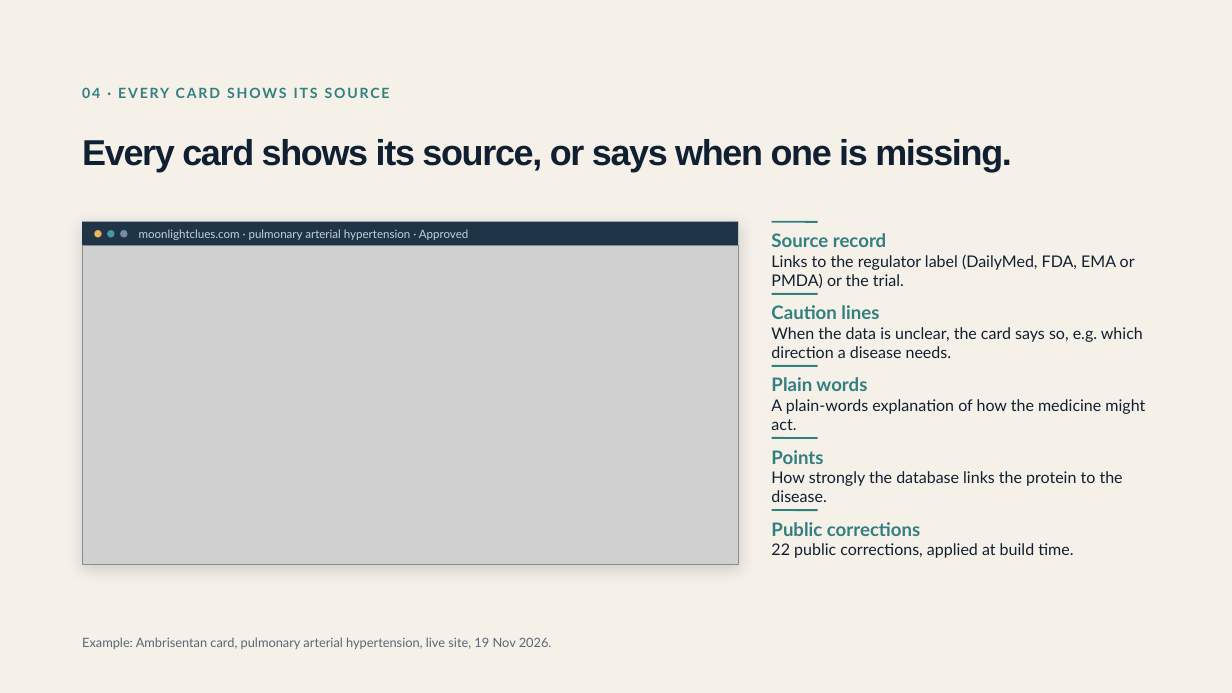
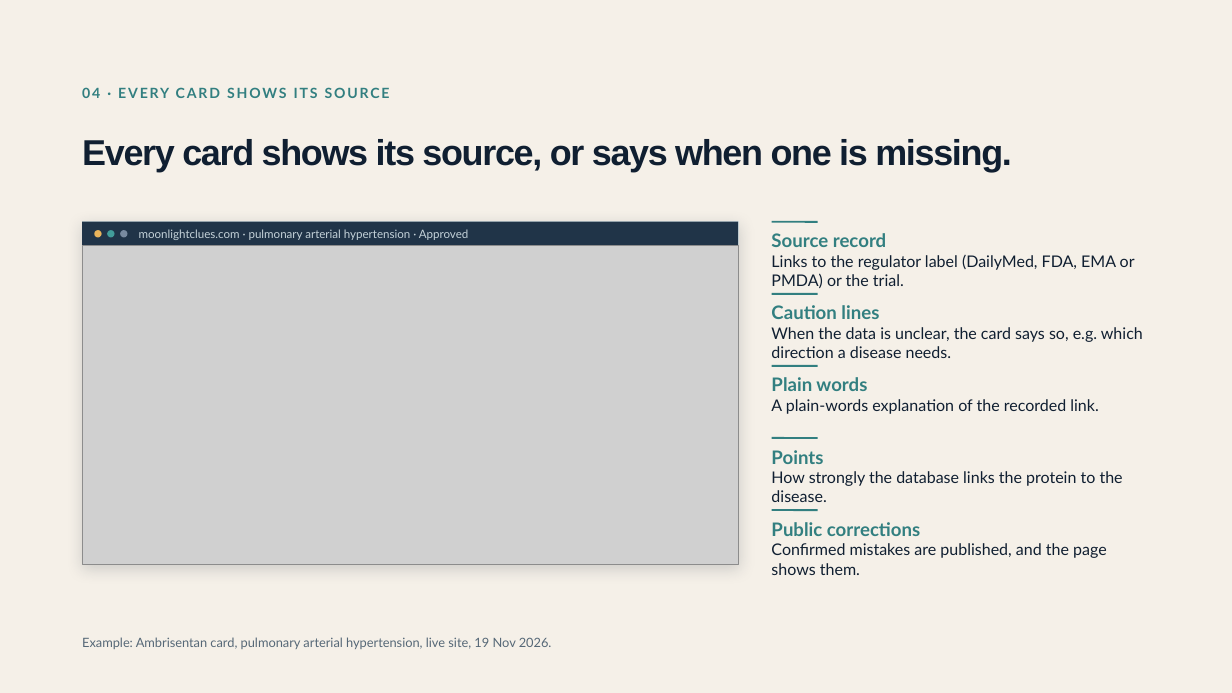
Before and after one commit to Moonlight-Clues/moonlight, a slide deck: slide 5 of docs/pitch/moonlight-deck-funders-19nov.pptx. Drawn at 1232x693 pixels with LibreOffice and Linux fonts; fonts in the diff are those of the drawing; grey boxes stand for pictures. Boxes give left, top, right and bottom in pixels: in the first picture for what was removed or moved away, otherwise in the second. Text is boxed around its words. In the diff, an @@ line names an element or a change of style, - is before the commit and + after.

```diff
--- a/docs/pitch/moonlight-deck-funders-19nov.pptx
+++ b/docs/pitch/moonlight-deck-funders-19nov.pptx
@@ text at bbox=[771, 399, 1098, 414]: text changed @@
-A plain-words explanation of how the medicine might act.
+A plain-words explanation of the recorded link.
@@ text at bbox=[771, 543, 1107, 575]: text changed @@
-22 public corrections, applied at build time.
+Confirmed mistakes are published, and the page shows them.
```
Also in this commit, not shown: 8 other slides changed, 2 slides added, 1 slide removed, 1 other file.
